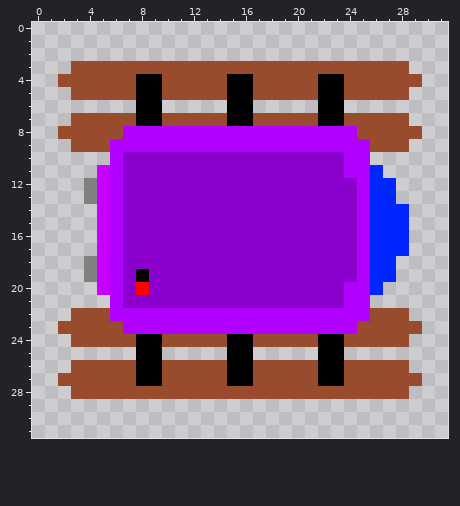
Two versions of one pixel-art sprite, img/sled.png. Above is the file before it was changed.
The file is 32x32 pixels. Pixels under 10% opacity are left out.
The result:
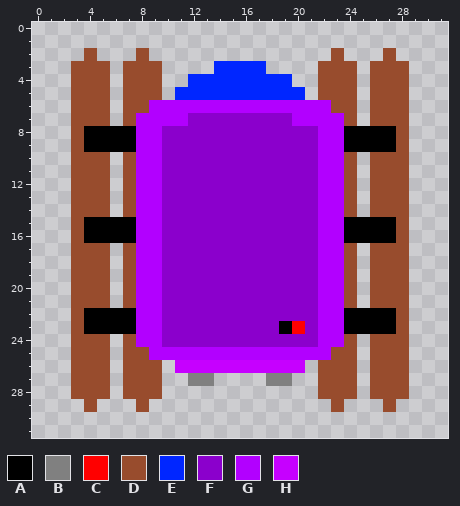
Palette (. is transparent): A #000000  B #808080  C #ff0000  D #984c2d  E #0026ff  F #8b00cc  G #b200ff  H #c600ff
From old to new:
Changed rows in their new state; - is an unchanged pixel.
first column x 2:
 2 --D---D--------------D---D--
 3 ----.---....EEEE....---.----
 4 .---.-DD..EEEEEEEE..DD-.---.
 5 ----.-DD.EEEEEEEEEE.DD-.----
 6 -DDD-DDGGGGGGGGGGGGGGDD-DDD-
 7 ----.-GGGGFFFFFFFFGGGG-.----
 8 .-AAAA--FFFFFFFFFFFF--AAAA-.
 9 --AAAA--FFFFFFFFFFFF--AAAA--
10 -DDD.DGG------------GGD.DDD-
11 -DDD.DGG------------GGD.DDD-
12 -DDD.DGG------------GGD.DDD-
13 -DDD.DGG------------GGD.DDD-
14 -DDD.DGG------------GGD.DDD-
15 -DAAAAGG------------GGAAAAD-
16 -DAAAAGG------------GGAAAAD-
17 -DDD.DGG------------GGD.DDD-
18 -DDD.DGG------------GGD.DDD-
19 -DDD.DGG------------GGD.DDD-
20 -DDD.DGG------------GGD.DDD-
21 -DDD.DGG------------GGD.DDD-
22 --AAAA--FFFFFFFFFFFF--AAAA--
23 .-AAAA--FFFFFFFFFACF--AAAA-.
24 ----.-GGFFFFFFFFFFFFGG-.----
25 -DDD-DDGGGGGGGGGGGGGGDD-DDD-
26 ----.-DD.HHHHHHHHHH.DD-.----
27 .---.-DD..BB....BB..DD-.---.
28 ----.---............---.----
29 --D---D--------------D---D--
